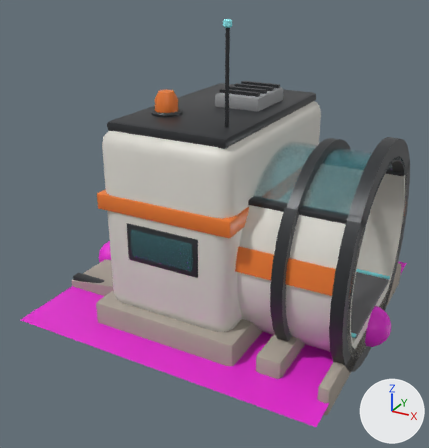
One commit to the Blender file res/models/placement/airlock/airlock.blend: the scene before it, then after it.
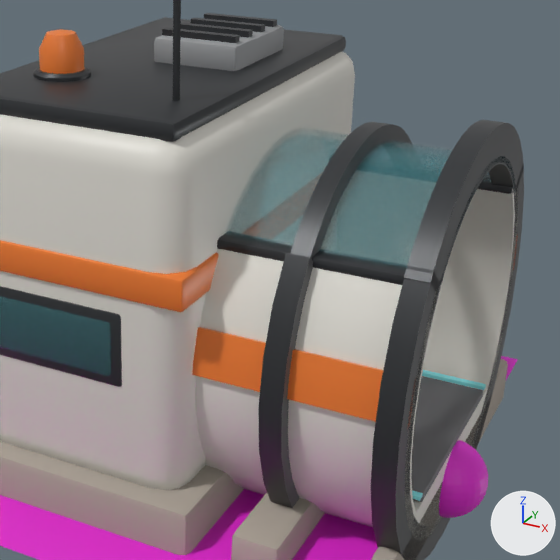
Old and new are each drawn whole from a camera (50 mm lens) standing at (1.66, -3.25, 2.1) and looking at (-0.04, -0.15, 0.55) and again close up on the part from 31% to 100% of the width and 17% to 82% of the height. Arrows for +X, +Y and +Z are at lower right; the lights stay in place. The older version's two pictures come first.

The older version as bpy lines, for what is in view:
```python
me_airlock = bpy.data.meshes.new('Airlock')
me_airlock.from_pydata(...)  # 2040 vertices, 1751 faces; spans x -1.0..1.0, y -0.81..0.81, z -0.2..1.84
me_airlock.polygons.foreach_set('use_smooth', [True] * 1751)
me_airlock.materials.append(mat_hull_white)  # light grey #dfddd4
me_airlock.materials.append(mat_accent_orange)  # orange #ed7c30
me_airlock.materials.append(mat_floor_deck)  # grey #6f6f73
me_airlock.materials.append(mat_light_cyan)  # cyan #95f9ff
me_airlock.materials.append(mat_frame_graphite)  # dark grey #35373a
me_airlock.materials.append(mat_concrete)  # grey #aaa095
me_airlock.materials.append(mat_hull_grey)  # grey #959799
me_airlock.materials.append(mat_hazard_yellow)  # yellow #edc427
me_airlock.materials.append(mat_glass_teal)  # cyan #50959e
me_plane = bpy.data.meshes.new('Plane')
me_plane.from_pydata([(-1.0, -1.0, 0.0), (1.0, -1.0, 0.0), (-1.0, 1.0, 0.0), (1.0, 1.0, 0.0)], [], [(0, 1, 3), (0, 3, 2)])
me_plane.materials.append(mat_p)  # pink #e724d4
me_sphere_004 = bpy.data.meshes.new('Sphere.004')
me_sphere_004.from_pydata(...)  # 2020 vertices, 960 faces; spans x -1.0..1.0, y -1.0..1.0, z -1.0..1.0
me_sphere_004.materials.append(mat_p)  # pink #e724d4
ob_airlock = bpy.data.objects.new('Airlock', me_airlock)
ob_airlock.location = (0.0, 0.0, 0.0)
ob_p_anchorin = bpy.data.objects.new('%P%AnchorIn', me_sphere_004)
ob_p_anchorin.location = (0.989, 0.0, 0.013)
ob_p_anchorin.scale = (0.131, 0.131, 0.131)
ob_p_footprint = bpy.data.objects.new('%P%Footprint', me_plane)
ob_p_footprint.location = (0.0, 0.0, 0.0)
```
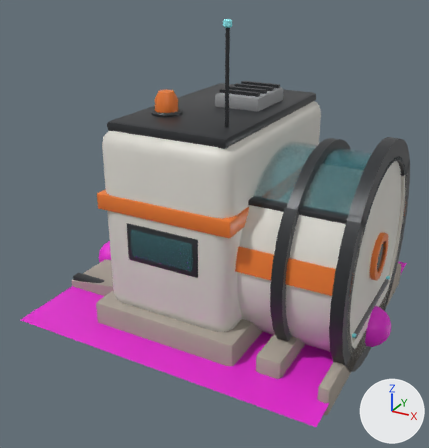
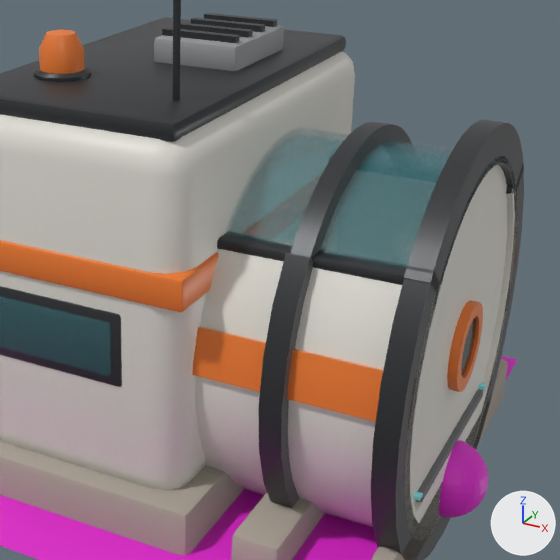
The change, as a diff of the scene's bpy script:
```diff
--- a/res/models/placement/airlock/airlock.blend.py
+++ b/res/models/placement/airlock/airlock.blend.py
@@ mat_window_dark @@
+mat_window_dark = principled_material('Window_Dark')
+mat_window_dark.base_color = (0.012, 0.045, 0.055)  # dark cyan #1d3c42
+mat_window_dark.metallic = 0.3
+mat_window_dark.roughness = 0.08
@@ me_v_anchorin @@
+me_v_anchorin.from_pydata(...)  # 180 vertices, 171 faces; spans x 0.92..1.01, y -0.58..0.58, z 0.14..1.08
+me_v_anchorin.polygons.foreach_set('use_smooth', [True] * 171)
+# faces by material slot: [31, 60, 80]
+me_v_anchorin.materials.append(mat_hull_white)  # light grey #dfddd4
+me_v_anchorin.materials.append(mat_window_dark)  # dark cyan #1d3c42
+me_v_anchorin.materials.append(mat_accent_orange)  # orange #ed7c30
@@ ob_v_anchorin @@
+ob_v_anchorin = bpy.data.objects.new('%V%AnchorIn-', me_v_anchorin)
+ob_v_anchorin.location = (0.0, 0.0, 0.0)
```

Boxes [x1, y1, x2, y2] around the edits, measured in the close-ups (560 x 560 px):
'%V%AnchorIn-', added
    after: [411, 165, 508, 502]
    faces in mat_hull_white (light grey #dfddd4): [411, 165, 508, 502]
    faces in mat_accent_orange (orange #ed7c30): [447, 300, 483, 392]
    faces in mat_window_dark (dark cyan #1d3c42): [461, 318, 476, 376]
